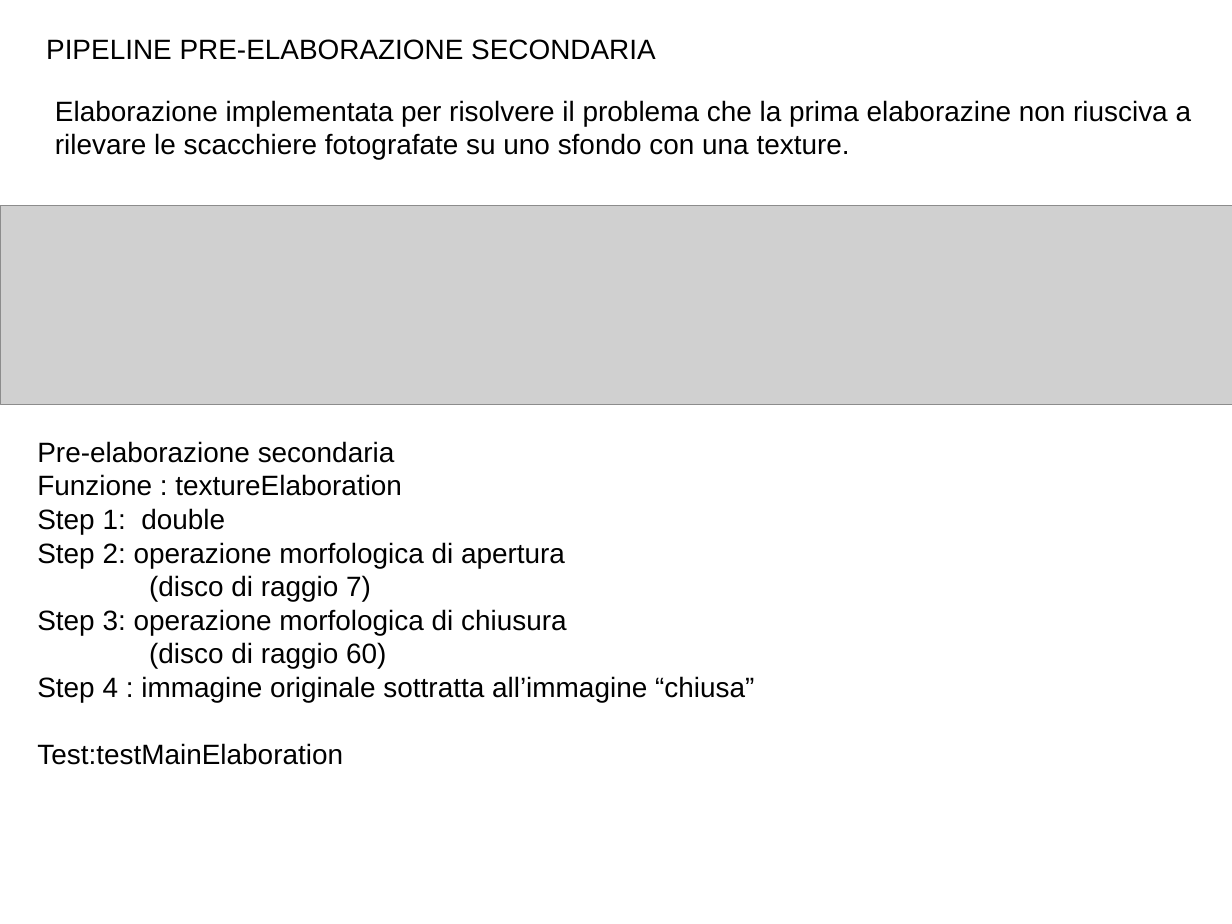
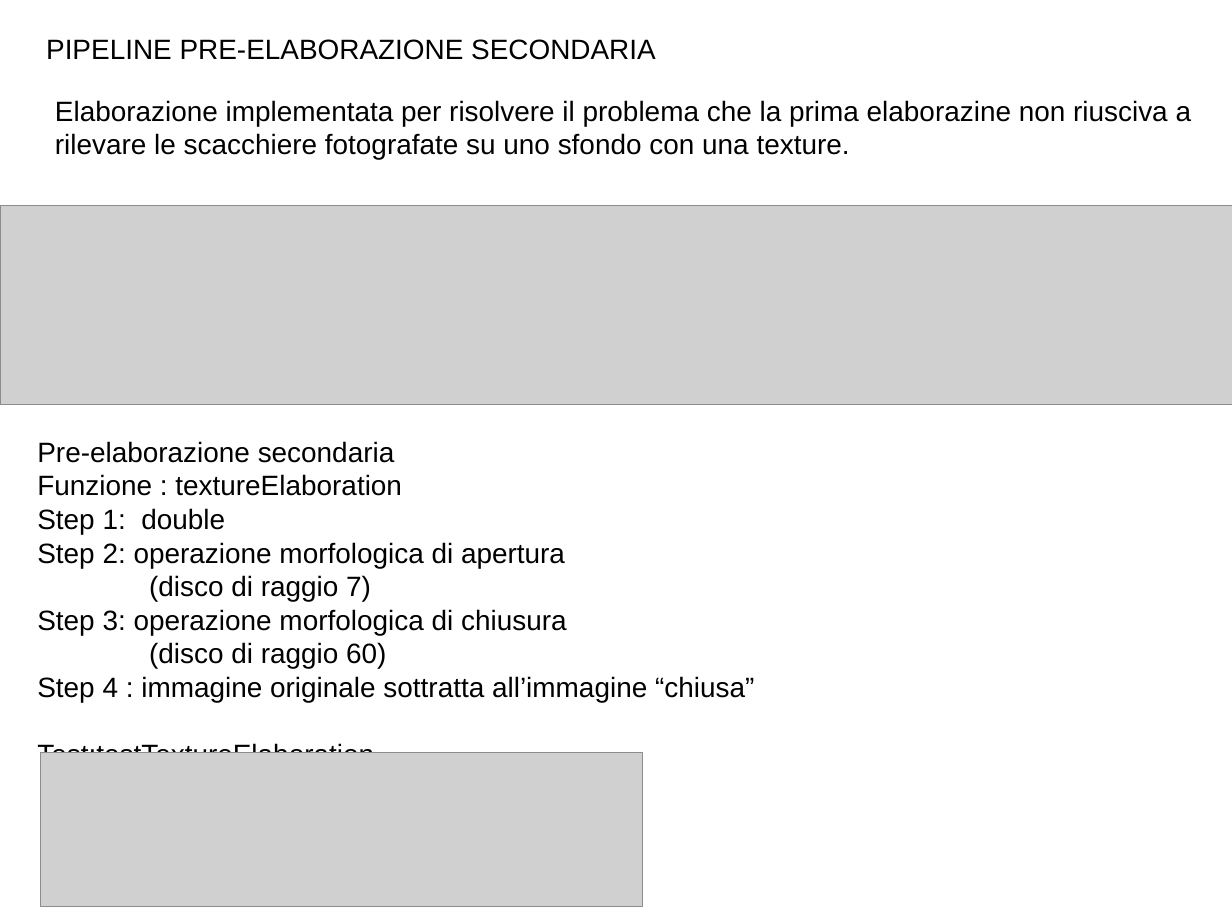
Before and after one commit to pietroparini2/chessProject, a slide deck: slide 8 of relazioneProgettoEI/presentazione.odp (slide 9 before the commit). Drawn at 1232x924 pixels with LibreOffice and Linux fonts; fonts in the diff are those of the drawing; grey boxes stand for pictures. Boxes give left, top, right and bottom in pixels: in the first picture for what was removed or moved away, otherwise in the second. Text is boxed around its words. In the diff, an @@ line names an element or a change of style, - is before the commit and + after.

```diff
--- a/relazioneProgettoEI/presentazione.odp
+++ b/relazioneProgettoEI/presentazione.odp
@@ text at [37, 742, 374, 769]: text changed @@
-Test:testMainElaboration
+Test:testTextureElaboration
@@ picture added at [40, 752, 643, 907] @@
```
Also in this commit, not shown: 5 slides added, 1 slide removed, 4 other files.
